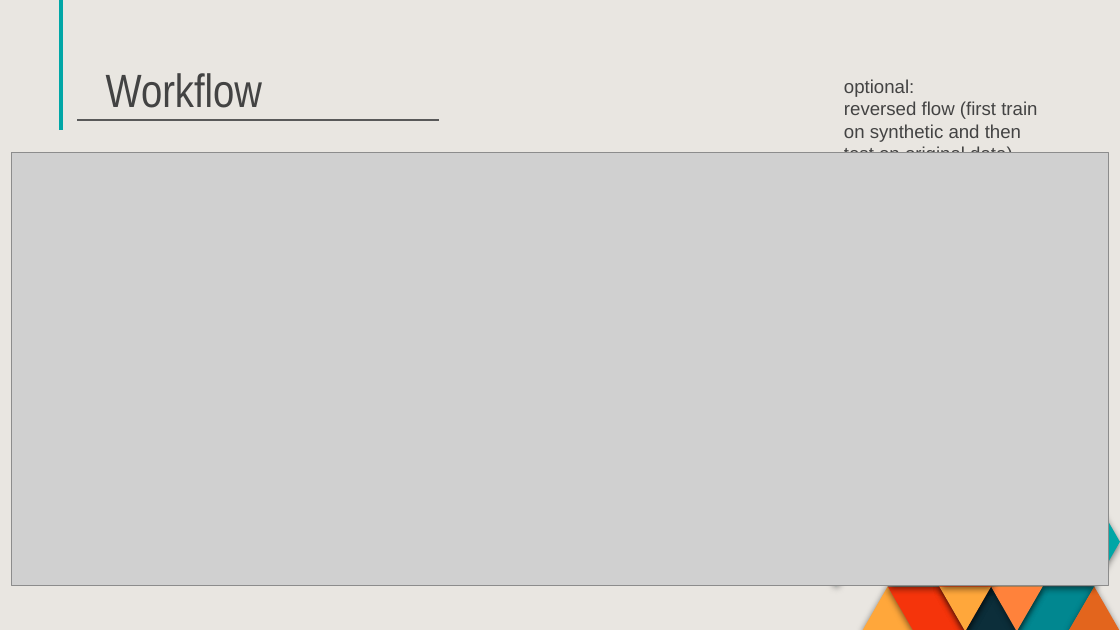
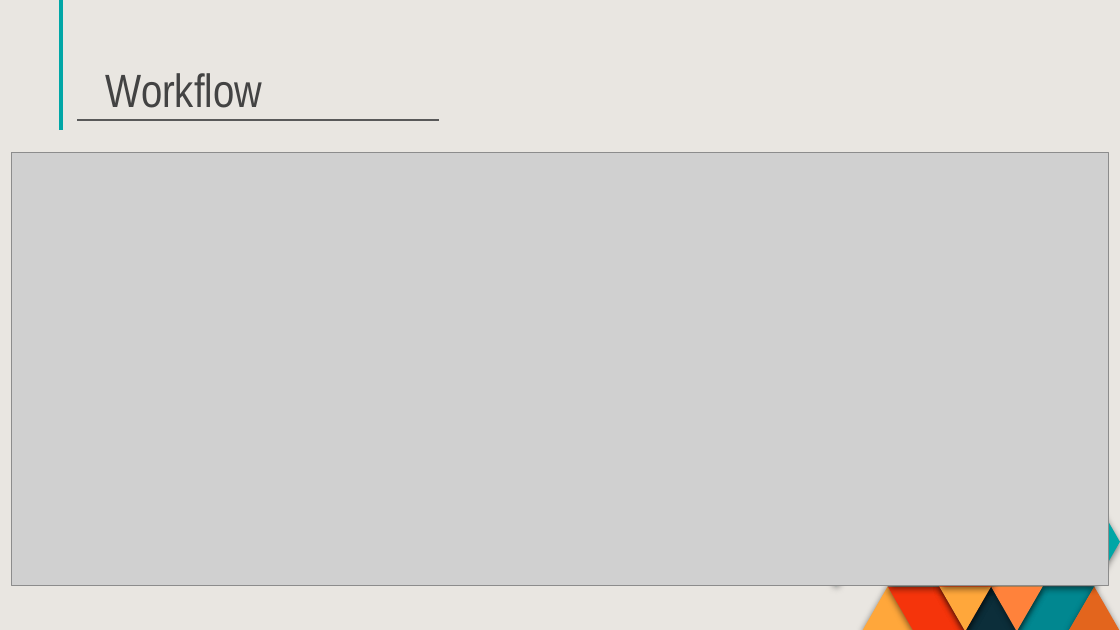
Before and after one commit to eliasmarcon/Medical_Imaging_Project, a slide deck: slide 3 of Presentations/Final_Presentation_Khoss_Marcon.pptx (slide 4 before the commit). Drawn at 1120x630 pixels with LibreOffice and Linux fonts; fonts in the diff are those of the drawing; grey boxes stand for pictures. Boxes give left, top, right and bottom in pixels: in the first picture for what was removed or moved away, otherwise in the second. Text is boxed around its words. In the diff, an @@ line names an element or a change of style, - is before the commit and + after.

```diff
--- a/Presentations/Final_Presentation_Khoss_Marcon.pptx
+++ b/Presentations/Final_Presentation_Khoss_Marcon.pptx
@@ text removed at [844, 79, 1037, 153] @@
-optional:
-reversed flow (first train on synthetic and then test on original data)
```
Also in this commit, not shown: 2 other slides changed, 7 slides added, 1 other file.
